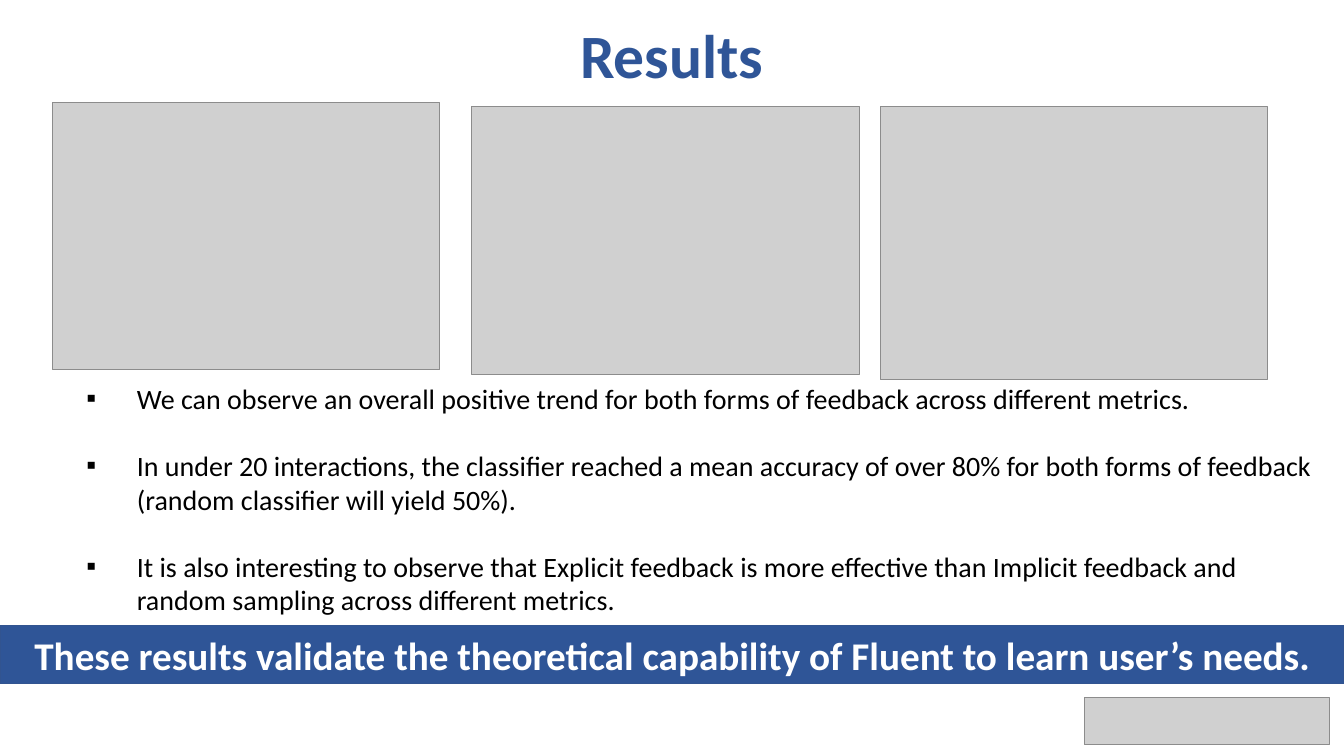
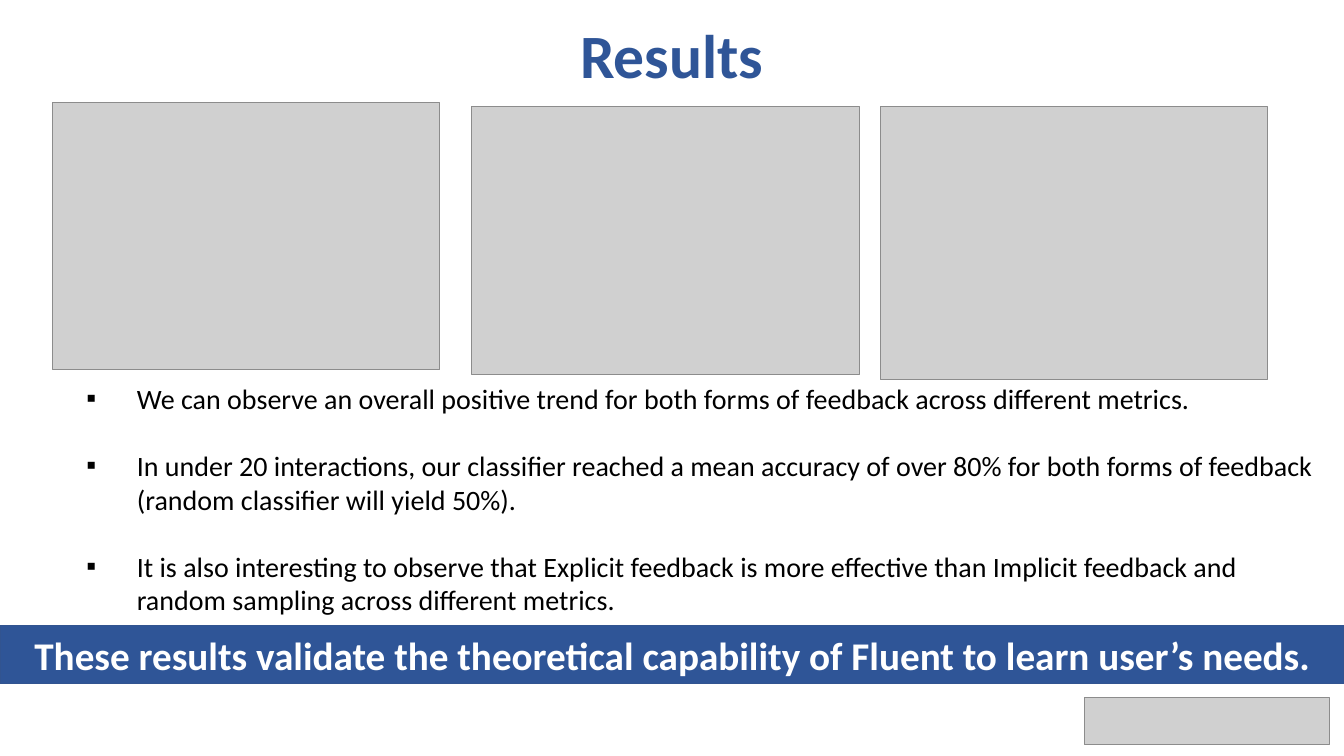
Before and after one commit to bhavyaghai/Fluent, a slide deck: slide 9 of presentation/presentation.pptx (slide 12 before the commit). Drawn at 1344x756 pixels with LibreOffice and Linux fonts; fonts in the diff are those of the drawing; grey boxes stand for pictures. Boxes give left, top, right and bottom in pixels: in the first picture for what was removed or moved away, otherwise in the second. Text is boxed around its words. In the diff, an @@ line names an element or a change of style, - is before the commit and + after.

```diff
--- a/presentation/presentation.pptx
+++ b/presentation/presentation.pptx
@@ text at bbox=[137, 456, 1312, 515]: text changed @@
-▪ In under 20 interactions, the classifier reached a mean accuracy of over 80% for both forms of feedback (random classifier will yield 50%).
+▪ In under 20 interactions, our classifier reached a mean accuracy of over 80% for both forms of feedback (random classifier will yield 50%).
```
Also in this commit, not shown: 2 other slides changed, 1 slide added, 5 other files.
